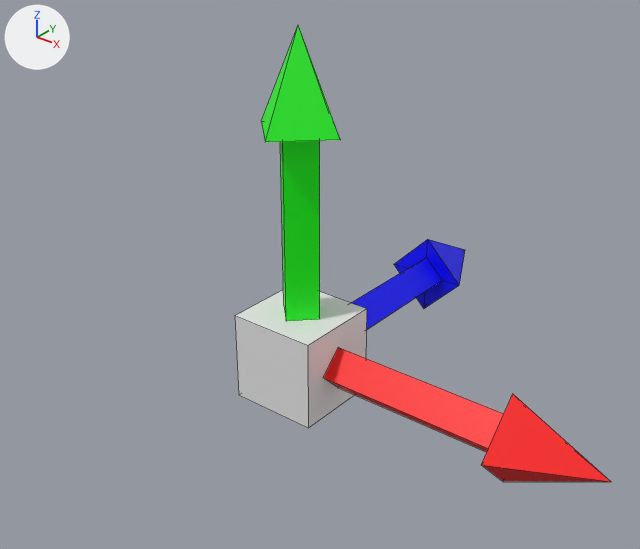
An edit to the FBX model RivenFramework-Unity/Assets/Resources/Models/DevOrientation.fbx, drawn before and after from the same camera.
Rendered twice from a 50 mm camera at (10.76, -12.82, 9.99) aimed at (0.58, -0.09, 2.1). Arrows for +X, +Y and +Z are at upper left; the lights stay in place. Mesh edges are drawn as thin lines.
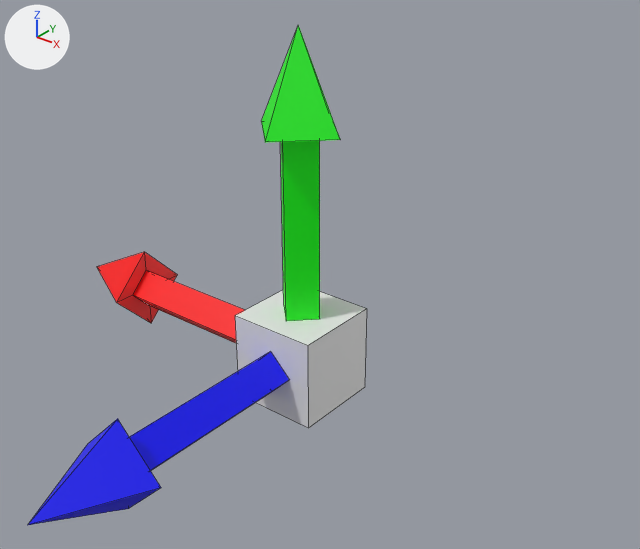
Location of each change, (x1, y1, x2, y2) in pixels of the pictures (640 x 549 px; the box of a moved part takes in the faces that stretch with it):
'Cube', reshaped (10% narrower, 9% taller): before (235, 25, 611, 482); after (28, 25, 367, 525)
part 1 of me_cube, moved or reshaped: before (324, 347, 611, 482); after (97, 252, 245, 343)
part 2 of me_cube, moved or reshaped: before (351, 239, 465, 330); after (28, 351, 289, 525)

The edits, one by one:
me_cube has 47 vertices, 42 faces and spans x -1.0..7.0, y -1.0..7.0, z -1.0..7.0.
me_cube is used by ob_cube; location (0.0, 0.0, 0.0).
me_cube part 1: the loose piece of 13 vertices spanning x 1.0..7.0, y -1.0..1.0, z -1.0..1.0 is turned 180 degrees about the z axis through the mesh origin.
me_cube part 2: the loose piece of 13 vertices spanning x -1.0..1.0, y 1.0..7.0, z -1.0..1.0 is turned -180 degrees about the z axis through the mesh origin.
